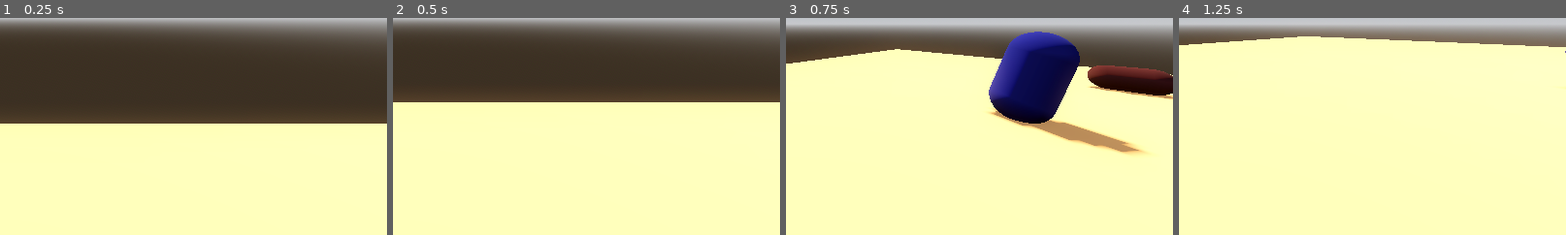
Above: before the commit, frames 1-4 (left to right).
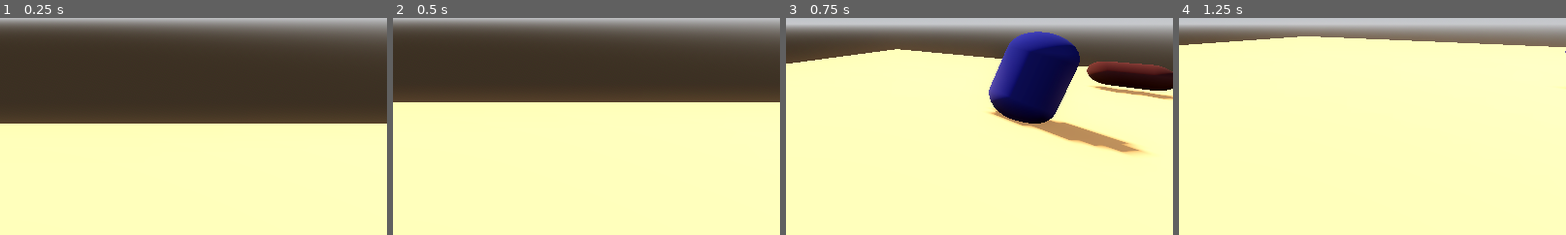
Above: after the commit, the same moments.

Repository: lungcollapser/record
Game: Godot game, scene res://scenes/world.tscn
Same seed, same stepped clock (60 frames per second), same inputs: the game is played once before the commit and once after it.
Inputs (mouse positions are % of the whole screen's width and height, from its top left):
- Up to frame 1 (0.25 s): no input
- Up to frame 2 (0.5 s): no input
- Up to frame 3 (0.75 s): tap Enter (ui_accept) at 0.5 s; move the mouse to (55, 50) at 0.52 s; hold W (forward) from 0.53 s (still down); tap R (grind) at 0.6 s
- Up to frame 4 (1.25 s): keep holding W (forward); tap Enter (ui_accept) at 0.77 s
The pictures show only the part of the screen within x 50-100%, y 50-100%; the shares and areas given below are measured in that part.

Frames 1-2 are identical in both runs. In frame 3, 1.7% of the frame differs, in the area x 77-100%, y 20-38%; in frame 4, nothing differs.

Commit message:
nathan is smarter than any of you monkeys

Diff:
--- a/dead_body.gd
+++ /dev/null
@@ -1,8 +0,0 @@
-extends RigidBody3D
-
-@onready var dead_body = $deadbody
-@onready var collision_shape = $CollisionShape3D
-@onready var ray = $Node3D/RayCast3D
-
-func grind_body():
-	queue_free()
--- a/scenes/dead_body.tscn
+++ b/scenes/dead_body.tscn
@@ -1,6 +1,6 @@
 [gd_scene load_steps=6 format=3 uid="uid://cfqnnebvepiiw"]
 
-[ext_resource type="Script" path="res://dead_body.gd" id="1_lgvr2"]
+[ext_resource type="Script" path="res://scripts/dead_body.gd" id="1_lgvr2"]
 
 [sub_resource type="PhysicsMaterial" id="PhysicsMaterial_03anv"]
 friction = 0.45
@@ -23,5 +23,5 @@
 surface_material_override/0 = SubResource("StandardMaterial3D_ua2is")
 
 [node name="CollisionShape3D" type="CollisionShape3D" parent="."]
-transform = Transform3D(0.75, 0, 0, 0, -3.27835e-08, -0.75, 0, 0.75, -3.27835e-08, 0, 0, 0)
+transform = Transform3D(1, 0, 0, 0, -4.37114e-08, -1, 0, 1, -4.37114e-08, 0, 0, 0)
 shape = SubResource("CapsuleShape3D_eh13d")
--- a/scenes/human_recepticle.gd
+++ b/scenes/human_recepticle.gd
@@ -1,5 +1,6 @@
 extends RigidBody3D
 
-
-func _on_body_entered(body: Node):
-	get_tree().call_group("Bussin", "grind_body")
+func _on_body_shape_entered(body_rid: RID, body: Node, body_shape_index: int, local_shape_index: int):
+	if body.is_in_group("Bussin"):
+		body.queue_free()
+	print("test")
--- a/scenes/human_recepticle.tscn
+++ b/scenes/human_recepticle.tscn
@@ -11,7 +11,8 @@
 points = PackedVector3Array(-0.125207, -0.532801, -0.480507, 0.0227831, 0.47607, 0.498884, 0.169713, 0.559144, 0.464172 …(924 unchanged characters)…
 
 [node name="HumanRecepticle" type="RigidBody3D" groups=["Bussin"]]
-collision_layer = 2
+contact_monitor = true
+max_contacts_reported = 10
 script = ExtResource("1_umbrk")
 
 [node name="MeshInstance3D" type="MeshInstance3D" parent="."]
@@ -21,5 +22,4 @@
 [node name="CollisionShape3D2" type="CollisionShape3D" parent="."]
 shape = SubResource("ConvexPolygonShape3D_aem1c")
 
-[connection signal="body_entered" from="." to="." method="_on_body_entered"]
 [connection signal="body_shape_entered" from="." to="." method="_on_body_shape_entered"]
--- /dev/null
+++ b/scripts/dead_body.gd
@@ -0,0 +1,7 @@
+extends RigidBody3D
+
+
+@onready var collision_shape = $CollisionShape3D
+
+func grind_body(body):
+	queue_free()
